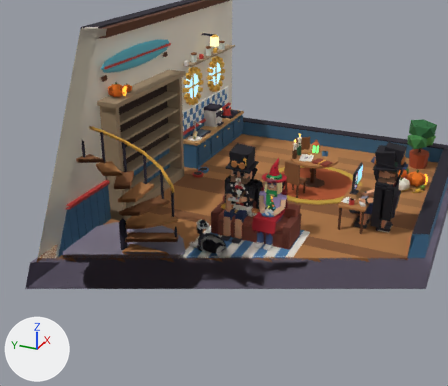
An edit to the glTF model public/models/lighthouse.glb, drawn before and after from the same camera.
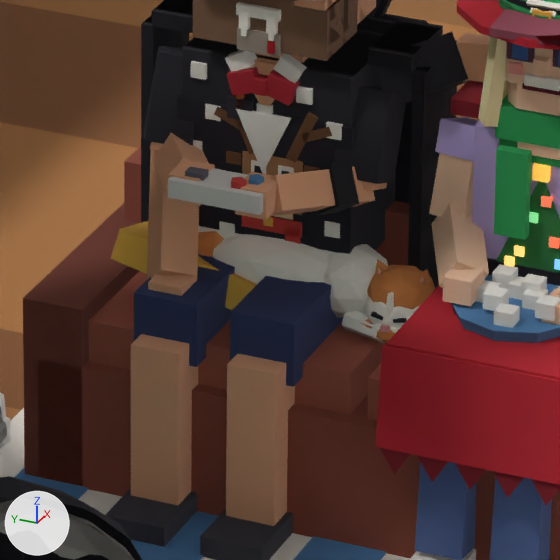
Each version is shown from a camera (50 mm lens) standing at (-15.61, -5.35, 7.9) and looking at (-2.03, 0.76, 1.12), then close up on the part from 46% to 61% of the width and 46% to 63% of the height. The lights are fixed; the arrows at lower left show +X, +Y and +Z. The last two pictures show the newer version. Everything nearer to the camera than a plane just in front of the edit is cut away. Where no turn or scale is listed for an object, it has been applied to the vertices. Vertices at exactly the same position are counted once.

In view in the first close-up: 'beike_body', 'companion_tv_body', 'companion_tv_body_dress', 'game_head', 'game_pad', 'george_body', 'george_head', 'george_paw', 'lounge', 'room', 'vincent_film_body', 'vincent_gaming_body', 'vincent_gaming_body_cape', 'vincent_gaming_body_waistcoat', 'vincent_sofa_legs' and 20 more.
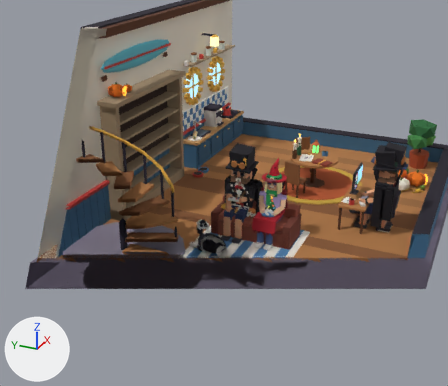
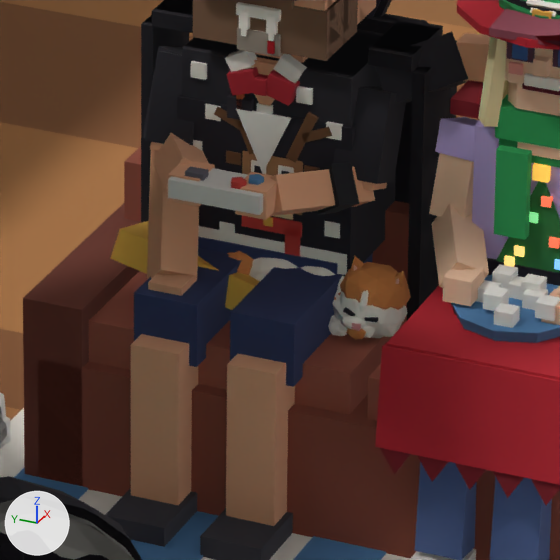
Changed parts and their boxes [x1, y1, x2, y2] in the close-ups (560 x 560 px; the box of a moved part takes in the faces that stretch with it):
'george_body', reshaped
    before: [198, 231, 388, 317]
    after: [227, 251, 347, 336]
'george_head', moved, turned
    before: [363, 265, 435, 342]
    after: [334, 262, 411, 340]
'george_paw', reshaped, moved
    before: [342, 311, 387, 344]
    after: [332, 292, 366, 329]
'george_ear_l', moved, turned
    before: [418, 269, 433, 286]
    after: [394, 271, 408, 287]
'george_ear_r', moved, turned
    before: [374, 259, 388, 276]
    after: [350, 256, 364, 271]
part 1 of me_george_body, added
    after: [301, 266, 345, 292]
part 2 of me_george_body, added
    after: [249, 257, 298, 281]
part 3 of me_george_body, added
    after: [329, 323, 347, 336]
part 4 of me_george_body, added (mostly hidden)
    after: [227, 253, 254, 261]
part 5 of me_george_body, added
    after: [228, 251, 253, 275]
part 6 of me_george_body, deleted
    before: [324, 244, 388, 317]
part 7 of me_george_body, deleted (orange)
    before: [198, 231, 224, 257]
part 8 of me_george_body, moved or reshaped (mostly hidden afterwards)
    before: [212, 234, 330, 284]
    after: [328, 315, 341, 327]
part 9 of me_george_paw, moved or reshaped (not visible before)
    after: [340, 315, 366, 329]
part 10 of me_george_paw, moved or reshaped (mostly hidden afterwards)
    before: [361, 318, 373, 329]
    after: [334, 292, 341, 300]
part 11 of me_george_paw, moved or reshaped (mostly hidden afterwards)
    before: [342, 311, 387, 344]
    after: [332, 292, 346, 320]

Diff of the bpy script that builds the scene:
```diff
--- a/public/models/lighthouse.glb.py
+++ b/public/models/lighthouse.glb.py
@@ me_george_body @@
 # used by ob_george_body; location = (-1.95, 0.28, 0.6)
-me_george_body.from_pydata(...)  # 216 vertices, 400 faces; spans x -0.269..0.18, y -0.332..0.341, z -0.15..0.252
+me_george_body.from_pydata(...)  # 300 vertices, 540 faces; spans x -0.235..0.13, y -0.262..0.247, z -0.059..0.191
+# me_george_body part 1: a new loose piece, an icosphere of 80 faces spanning x -0.121..0.106, y -0.235..-0.009, z -0.009..0.181, in mat_c_f5efe4 (white #f5efe4)
+# me_george_body part 2: a new loose piece, an icosphere of 80 faces spanning x -0.124..0.124, y -0.123..0.151, z -0.012..0.184, in mat_c_f5efe4 (white #f5efe4)
+# me_george_body part 3: a new loose piece, an icosphere of 20 faces spanning x -0.173..-0.122, y -0.262..-0.199, z 0.001..0.042, in mat_c_f5efe4 (white #f5efe4)
+# me_george_body part 4: a new loose piece, an icosphere of 80 faces spanning x -0.099..0.128, y 0.041..0.247, z -0.001..0.189, in mat_c_d9884a (orange #d9884a)
+# me_george_body part 5: a new loose piece, an icosphere of 20 faces spanning x -0.111..0.011, y 0.071..0.217, z 0.043..0.173, in mat_c_d9884a (orange #d9884a)
+# me_george_body part 6: the loose piece of 42 vertices spanning x -0.142..0.127, y -0.332..-0.1, z 0.006..0.239 is deleted
+# me_george_body part 7: the loose piece of 42 vertices spanning x -0.104..0.148, y 0.149..0.341, z 0.024..0.235 is deleted
+# me_george_body part 8: 66 vertices removed from x -0.241..0.158, y -0.286..0.286, z -0.102..0.246; 36 vertices added at x -0.195..-0.038, y -0.232..0.2, z -0.036..0.107
+# other edits to the shape of me_george_body do not show in these pictures
 me_george_body.materials.append(mat_c_f5efe4)
@@ me_george_paw @@
 # used by ob_george_paw; location = (-2.058, 0.035, 0.643)
-me_george_paw.from_pydata(...)  # 78 vertices, 140 faces; spans x -0.12..0.032, y -0.358..0.009, z -0.044..0.033
+me_george_paw.from_pydata(...)  # 78 vertices, 140 faces; spans x -0.128..0.024, y -0.149..0.02, z -0.055..0.031
+# me_george_paw part 9: the loose piece of 42 vertices spanning x -0.12..-0.038, y -0.358..-0.262, z -0.044..0.008 is scaled about its middle by 0.846, then moved by (-0.014, 0.202, -0.014)
+# me_george_paw part 10: the loose piece of 12 vertices spanning x -0.05..0.007, y -0.128..-0.045, z -0.033..0.033 is scaled about its middle by (0.913, 0.848, 0.913), then moved by (-0.007, 0.05, -0.007)
+# me_george_paw part 11: 12 of 78 vertices moved; they spanned x -0.099..0.032, y -0.295..0.009, z -0.042..0.033 and now span x -0.099..0.024, y -0.102..0.02, z -0.053..0.031; mean shift (-0.004, 0.101, -0.007); largest move (-0.092, -0.284, 0.006) -> (-0.099, -0.071, -0.021)
+# other edits to the shape of me_george_paw do not show in these pictures
 me_george_paw.materials.append(mat_c_f5efe4)
@@ ob_george_head @@
 ob_george_head.parent = ob_george
-ob_george_head.location = (0.46, -0.04, 0.14)
+ob_george_head.location = (0.33, -0.03, 0.13)
+ob_george_head.rotation_euler = (0.0, 0.12, 0.0)  # degrees (0, 6.9, 0)
@@ ob_george_paw @@
 ob_george_paw = bpy.data.objects.new('george_paw', me_george_paw)
-ob_george_paw.location = (-2.058, 0.035, 0.643)
+ob_george_paw.location = (-2.008, 0.107, 0.694)
```
